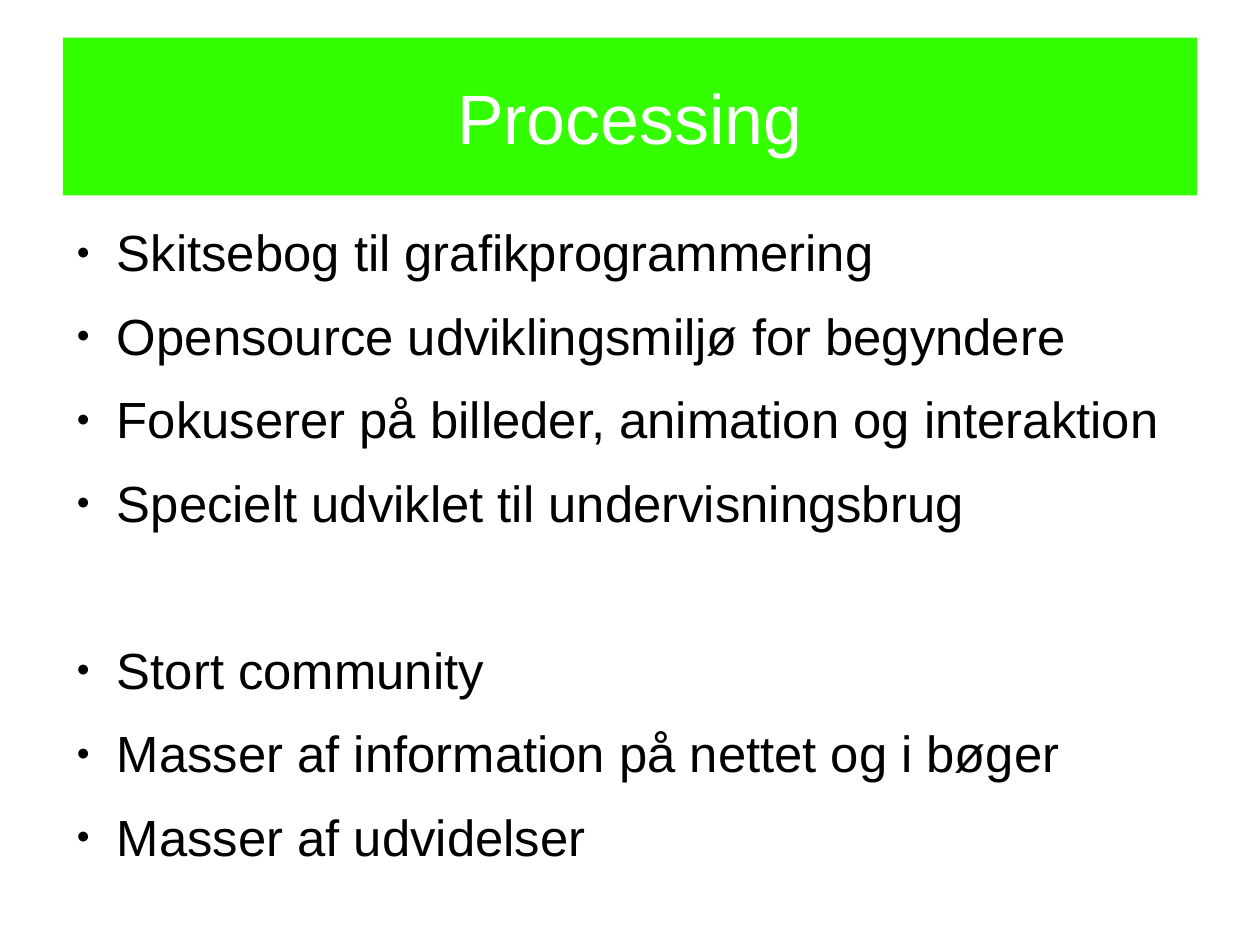
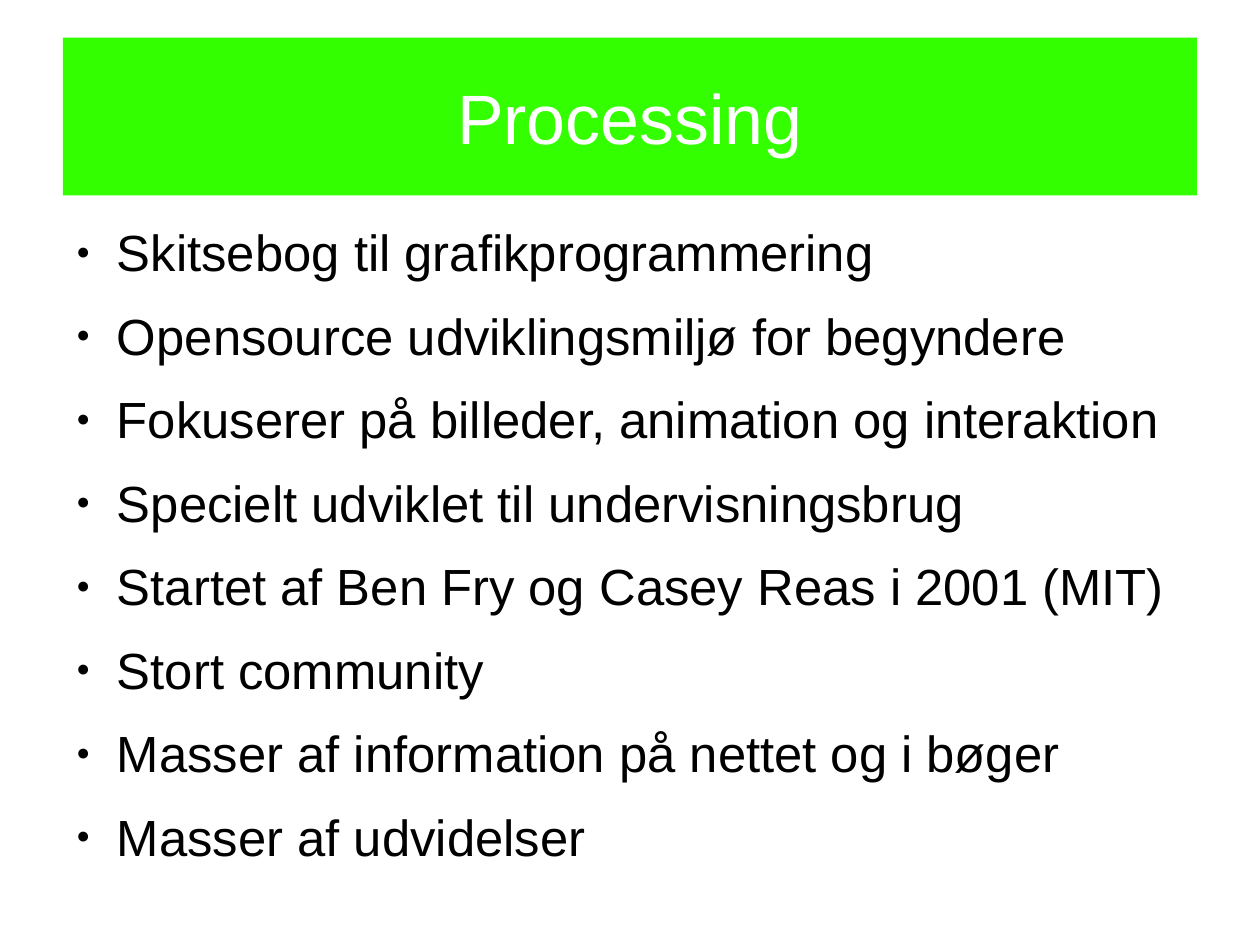
Before and after one commit to openspaceaarhus/Processing-workshops, a slide deck: slide 5 of slides/workshop1/workshop1.odp. Drawn at 1260x945 pixels with LibreOffice and Linux fonts; fonts in the diff are those of the drawing. Boxes give left, top, right and bottom in pixels: in the first picture for what was removed or moved away, otherwise in the second. Text is boxed around its words. In the diff, an @@ line names an element or a change of style, - is before the commit and + after.

```diff
--- a/slides/workshop1/workshop1.odp
+++ b/slides/workshop1/workshop1.odp
@@ text at box(117, 568, 1163, 616): paragraph added @@
+● Startet af Ben Fry og Casey Reas i 2001 (MIT)
```
Also in this commit, not shown: 8 other slides changed, 2 slides added, 1 slide removed, 1 other file.
